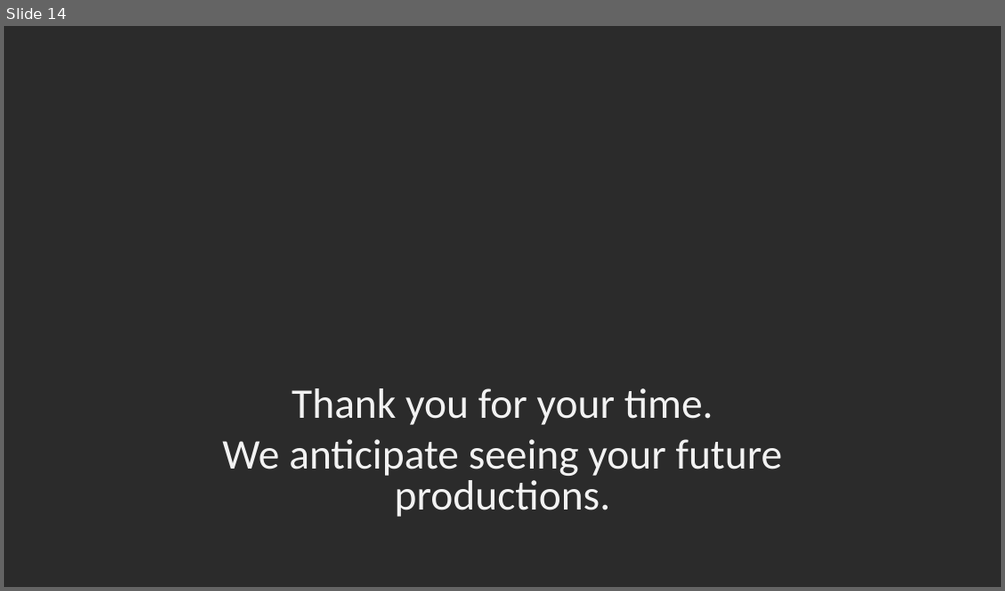
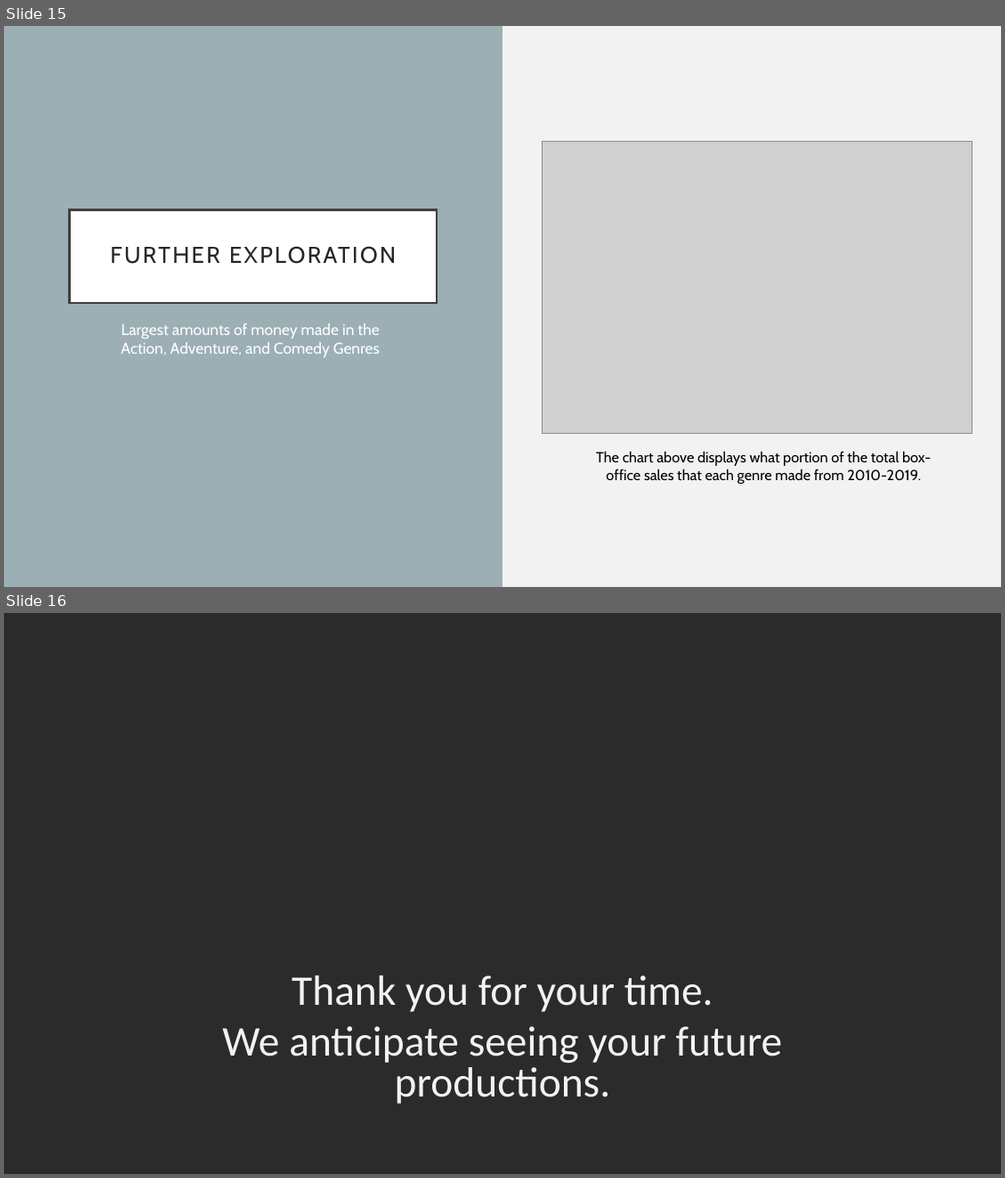
Before and after one commit to conlpate/dsc-mod-1-project-v2-1-onl01-dtsc-pt-052620, a slide deck: Presentation.pptx. Shown one above the other, each under a label of ours: slide 14 before the commit, slides 15 and 16 after it. The pictures are 1005x591 and 1005x1178 pixels, drawn with LibreOffice and Linux fonts; fonts in the diff are those of the drawing; grey boxes stand for pictures; background and template pictures are left out; a plain dark background stands for a picture behind light text. Boxes give left, top, right and bottom in pixels: in the first picture for what was removed or moved away, otherwise in the second. Text is boxed around its words. In the diff, an @@ line names an element or a change of style, - is before the commit and + after.

```diff
--- a/Presentation.pptx
+++ b/Presentation.pptx
@@ slide 15 added at (4, 26, 1001, 587), background #F2F2F2 @@
@@ rectangle added at (4, 26, 502, 587), fill #9BAFB5 @@
@@ picture added at (542, 142, 971, 434) @@
@@ title added at (70, 209, 437, 303), fill #FFFFFF, outline #404040 2.5 pt, 22 pt, text #262626 @@
+FURTHER EXPLORATION
@@ text added at (121, 323, 380, 357), 15 pt, text #FFFFFF @@
+Largest amounts of money made in the Action, Adventure, and Comedy Genres
@@ text added at (596, 451, 930, 483), 14 pt, text #000000 @@
+The chart above displays what portion of the total box-office sales that each genre made from 2010-2019.
@@ what was slide 14 is now slide 16 @@
```
Also in this commit, not shown: 3 slides changed, 9 other slides added, 8 slides removed, 11 other files.
